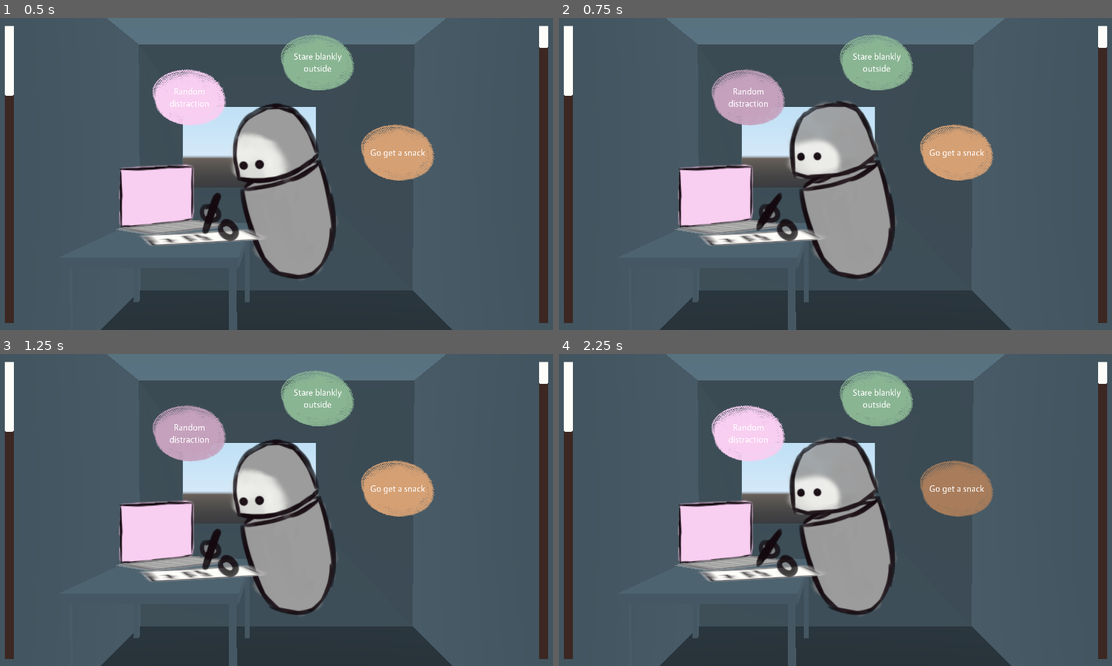
Above: before the commit, frames 1-4 (two rows, left to right).
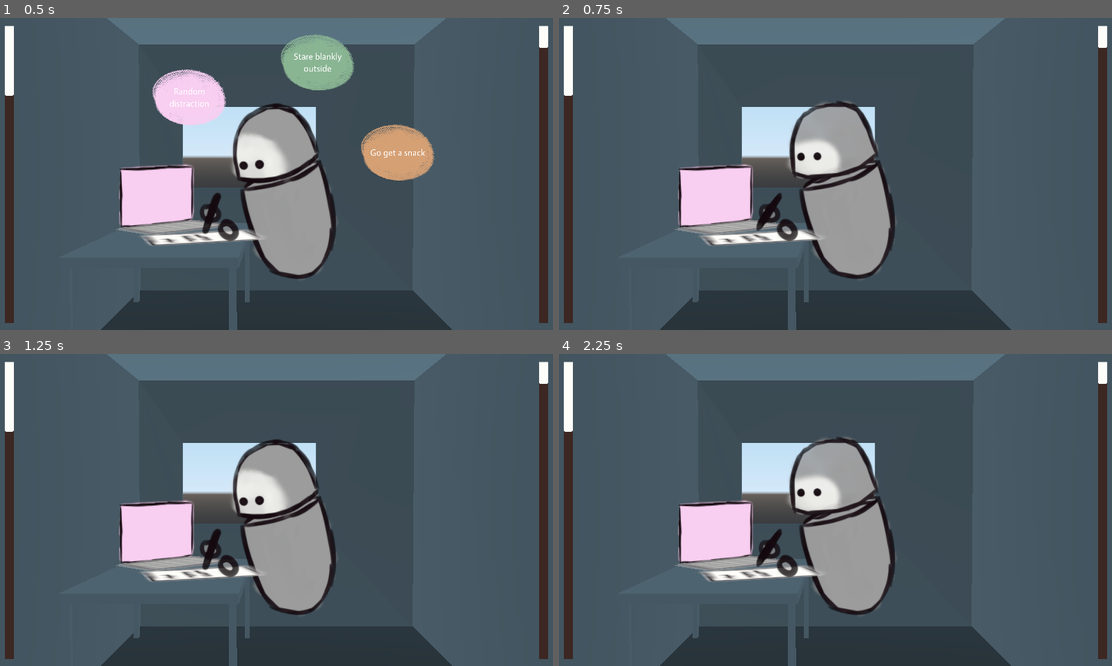
Above: after the commit, the same moments.

Repository: bucketfish/procrastination-simulator
Game: Godot game, scene res://Main.tscn
The game is run twice, just before and just after one commit, with the same random seed, the same clock (stepped at 60 frames per second) and the same inputs.
Inputs (mouse positions are in pixels of both pictures, inside the frame that each line leads up to):
- Up to frame 1 (0.5 s): no input
- Up to frame 2 (0.75 s): click "Random distraction" at 0.5 s
- Up to frame 3 (1.25 s): no input
- Up to frame 4 (2.25 s): click (874, 397) at 1.25 s, where only the run before the commit has a clickable "Stare blankly outside"; click (957, 488) at 2 s, where only the run before the commit has a clickable "Go get a snack"

Frame 1 is identical in both runs. In frame 2, 5.6% of the frame differs, in the area x 27-79%, y 5-53%; in frame 3, 5.6%; in frame 4, 5.6%.
Error after the commit: Invalid get index 'time' (on base: 'Dictionary'). (res://scripts/Main.gd:27)

Commit message:
doing actions!

Diff:
--- a/Main.tscn
+++ b/Main.tscn
@@ -103,7 +103,8 @@
 
 [sub_resource type="Animation" id=7]
 resource_name = "disjoint"
-length = 0.001
+length = 0.4
+loop = true
 tracks/0/type = "value"
 tracks/0/path = NodePath(".:frame")
 tracks/0/interp = 1
@@ -147,10 +148,10 @@
 tracks/3/imported = false
 tracks/3/enabled = true
 tracks/3/keys = {
-"times": PoolRealArray( 0 ),
-"transitions": PoolRealArray( 1 ),
-"update": 0,
-"values": [ Vector3( -0.871193, 1.28858, -1.13622 ) ]
+"times": PoolRealArray( 0, 0.2, 0.4 ),
+"transitions": PoolRealArray( 1, 1, 1 ),
+"update": 1,
+"values": [ Vector3( -0.871193, 1.39787, -1.06619 ), Vector3( -0.871193, 1.29228, -1.06619 ), Vector3( -0.871193, 1.39787, -1.06619 ) ]
 }
 tracks/4/type = "value"
 tracks/4/path = NodePath("../lefthand:translation")
@@ -159,10 +160,10 @@
 tracks/4/imported = false
 tracks/4/enabled = true
 tracks/4/keys = {
-"times": PoolRealArray( 0 ),
-"transitions": PoolRealArray( 1 ),
-"update": 0,
-"values": [ Vector3( -1.02786, 0.878936, -0.689528 ) ]
+"times": PoolRealArray( 0, 0.2, 0.4 ),
+"transitions": PoolRealArray( 1, 1, 1 ),
+"update": 1,
+"values": [ Vector3( -1.02786, 0.865745, -0.689528 ), Vector3( -1.02786, 0.972611, -0.689528 ), Vector3( -1.02786, 0.865745, -0.689528 ) ]
 }
 tracks/5/type = "value"
 tracks/5/path = NodePath("../righthand:visible")
@@ -178,8 +179,9 @@
 }
 
 [sub_resource type="Animation" id=9]
-resource_name = "drink"
+resource_name = "hydrate"
 length = 2.0
+loop = true
 step = 0.2
 tracks/0/type = "value"
 tracks/0/path = NodePath(".:frame")
@@ -236,60 +238,6 @@
 tracks/4/imported = false
 tracks/4/enabled = true
 tracks/4/keys = {
-"times": PoolRealArray( 0 ),
-"transitions": PoolRealArray( 1 ),
-"update": 1,
-"values": [ 0 ]
-}
-
-[sub_resource type="Animation" id=5]
-resource_name = "eat"
-length = 1.6
-loop = true
-step = 0.2
-tracks/0/type = "value"
-tracks/0/path = NodePath(".:frame")
-tracks/0/interp = 1
-tracks/0/loop_wrap = true
-tracks/0/imported = false
-tracks/0/enabled = true
-tracks/0/keys = {
-"times": PoolRealArray( 0, 0.2, 0.4, 0.6, 0.8, 1, 1.2, 1.4 ),
-"transitions": PoolRealArray( 1, 1, 1, 1, 1, 1, 1, 1 ),
-"update": 1,
-"values": [ 6, 7, 8, 9, 10, 11, 12, 13 ]
-}
-tracks/1/type = "value"
-tracks/1/path = NodePath("../righthand:visible")
-tracks/1/interp = 1
-tracks/1/loop_wrap = true
-tracks/1/imported = false
-tracks/1/enabled = true
-tracks/1/keys = {
-"times": PoolRealArray( 0 ),
-"transitions": PoolRealArray( 1 ),
-"update": 1,
-"values": [ false ]
-}
-tracks/2/type = "value"
-tracks/2/path = NodePath("../lefthand:translation")
-tracks/2/interp = 1
-tracks/2/loop_wrap = true
-tracks/2/imported = false
-tracks/2/enabled = true
-tracks/2/keys = {
-"times": PoolRealArray( 0 ),
-"transitions": PoolRealArray( 1 ),
-"update": 0,
-"values": [ Vector3( -0.414453, 0.878936, -0.168537 ) ]
-}
-tracks/3/type = "value"
-tracks/3/path = NodePath("../computer_screen:frame")
-tracks/3/interp = 1
-tracks/3/loop_wrap = true
-tracks/3/imported = false
-tracks/3/enabled = true
-tracks/3/keys = {
 "times": PoolRealArray( 0 ),
 "transitions": PoolRealArray( 1 ),
 "update": 1,
@@ -375,7 +323,7 @@
 }
 
 [sub_resource type="Animation" id=10]
-resource_name = "stare"
+resource_name = "outside"
 length = 0.4
 loop = true
 step = 0.2
@@ -426,6 +374,60 @@
 "transitions": PoolRealArray( 1 ),
 "update": 1,
 "values": [ 1 ]
+}
+
+[sub_resource type="Animation" id=5]
+resource_name = "snack"
+length = 1.6
+loop = true
+step = 0.2
+tracks/0/type = "value"
+tracks/0/path = NodePath(".:frame")
+tracks/0/interp = 1
+tracks/0/loop_wrap = true
+tracks/0/imported = false
+tracks/0/enabled = true
+tracks/0/keys = {
+"times": PoolRealArray( 0, 0.2, 0.4, 0.6, 0.8, 1, 1.2, 1.4 ),
+"transitions": PoolRealArray( 1, 1, 1, 1, 1, 1, 1, 1 ),
+"update": 1,
+"values": [ 6, 7, 8, 9, 10, 11, 12, 13 ]
+}
+tracks/1/type = "value"
+tracks/1/path = NodePath("../righthand:visible")
+tracks/1/interp = 1
+tracks/1/loop_wrap = true
+tracks/1/imported = false
+tracks/1/enabled = true
+tracks/1/keys = {
+"times": PoolRealArray( 0 ),
+"transitions": PoolRealArray( 1 ),
+"update": 1,
+"values": [ false ]
+}
+tracks/2/type = "value"
+tracks/2/path = NodePath("../lefthand:translation")
+tracks/2/interp = 1
+tracks/2/loop_wrap = true
+tracks/2/imported = false
+tracks/2/enabled = true
+tracks/2/keys = {
+"times": PoolRealArray( 0 ),
+"transitions": PoolRealArray( 1 ),
+"update": 0,
+"values": [ Vector3( -0.414453, 0.878936, -0.168537 ) ]
+}
+tracks/3/type = "value"
+tracks/3/path = NodePath("../computer_screen:frame")
+tracks/3/interp = 1
+tracks/3/loop_wrap = true
+tracks/3/imported = false
+tracks/3/enabled = true
+tracks/3/keys = {
+"times": PoolRealArray( 0 ),
+"transitions": PoolRealArray( 1 ),
+"update": 1,
+"values": [ 0 ]
 }
 
 [sub_resource type="Animation" id=8]
@@ -590,10 +592,10 @@
 autoplay = "idle"
 anims/RESET = SubResource( 4 )
 anims/disjoint = SubResource( 7 )
-anims/drink = SubResource( 9 )
-anims/eat = SubResource( 5 )
+anims/hydrate = SubResource( 9 )
 anims/idle = SubResource( 6 )
-anims/stare = SubResource( 10 )
+anims/outside = SubResource( 10 )
+anims/snack = SubResource( 5 )
 anims/themtube = SubResource( 8 )
 
 [node name="righthand" type="Sprite3D" parent="."]
--- a/data/actions.json
+++ b/data/actions.json
@@ -1,23 +1,28 @@
 {
     "disjoint": {
         "colour": "2e86ab",
-        "text": "Check Disjoint"
+        "text": "Check Disjoint",
+        "time": 2
     },
     "outside": {
         "colour": "8bb694",
-        "text": "Stare blankly outside"
+        "text": "Stare blankly outside",
+        "time": 1.6
     },
     "snack": {
         "colour": "d6a175",
-        "text": "Go get a snack"
+        "text": "Go get a snack",
+        "time": 3.2
     },
     "themtube": {
         "colour": "D23842",
-        "text": "Watch a ThemTube video"
+        "text": "Watch a ThemTube video",
+        "time": 2.4
     },
     "hydrate": {
         "colour": "8980F5",
-        "text": "Have a sip of water"
+        "text": "Have a sip of water",
+        "time": 4
     },
     "random": {
         "colour": "F9CFF2",
--- a/other_resources/action_button.tscn
+++ b/other_resources/action_button.tscn
@@ -57,3 +57,5 @@
 __meta__ = {
 "_edit_use_anchors_": false
 }
+
+[connection signal="pressed" from="." to="." method="_on_ActionButtonCenter_pressed"]
--- a/scripts/Buttons.gd
+++ b/scripts/Buttons.gd
@@ -4,30 +4,25 @@
 onready var action_left = $ActionButtonLeft
 onready var action_center = $ActionButtonCenter
 onready var action_right = $ActionButtonRight
+onready var main = get_node("/root/main")
 
 func _ready():
-	var file = File.new()
-	file.open("res://data/actions.json", File.READ)
-	data_file = file.get_as_text()
-	file.close()
-
+	pass
 
 
 func choose_random():
-	var actions_json = JSON.parse(data_file)
-	var actions = actions_json.result
-	var actions_array = actions.keys()
+
+	var actions_array = main.actions.keys()
 	var output_array = []
 	for i in 3:
 		randomize()
 		var random_num = randi() % actions_array.size()
 		var chosen_action = actions_array[random_num]
 		actions_array.remove(random_num)
-		output_array.append({chosen_action: actions[chosen_action]})
+		output_array.append({chosen_action: main.actions[chosen_action]})
 	return(output_array)
 
 func draw_buttons():
-
 	var data = choose_random()
 	print(data)
 
--- a/scripts/Main.gd
+++ b/scripts/Main.gd
@@ -5,12 +5,25 @@
 onready var char_anim = $Character/AnimationPlayer
 
 onready var buttons = $CanvasLayer/Buttons
+var data_file
+var actions_json
+var actions
 # Called when the node enters the scene tree for the first time.
 func _ready():
+	var file = File.new()
+	file.open("res://data/actions.json", File.READ)
+	data_file = file.get_as_text()
+	file.close()
+	actions_json = JSON.parse(data_file)
+	actions = actions_json.result
+
 	buttons.draw_buttons()
 
 
-
-# Called every frame. 'delta' is the elapsed time since the previous frame.
-#func _process(delta):
-#	pass
+func do_action(actionname):
+	print(actionname)
+	buttons.visible = false
+	char_anim.play(actionname)
+	yield(get_tree().create_timer(actions[actionname].time), "timeout")
+	char_anim.play("idle")
+	buttons.draw_buttons()
--- a/scripts/action_button.gd
+++ b/scripts/action_button.gd
@@ -4,6 +4,7 @@
 export var action:String
 
 onready var label = $ActionButtonLabel
+onready var main = get_node("/root/main")
 
 # Declare member variables here. Examples:
 # var a = 2
@@ -18,3 +19,7 @@
 	self_modulate = data[data.keys()[0]].colour
 	label.text = data[data.keys()[0]].text
 	action = data.keys()[0]
+
+
+func _on_ActionButtonCenter_pressed():
+	main.do_action(action)
